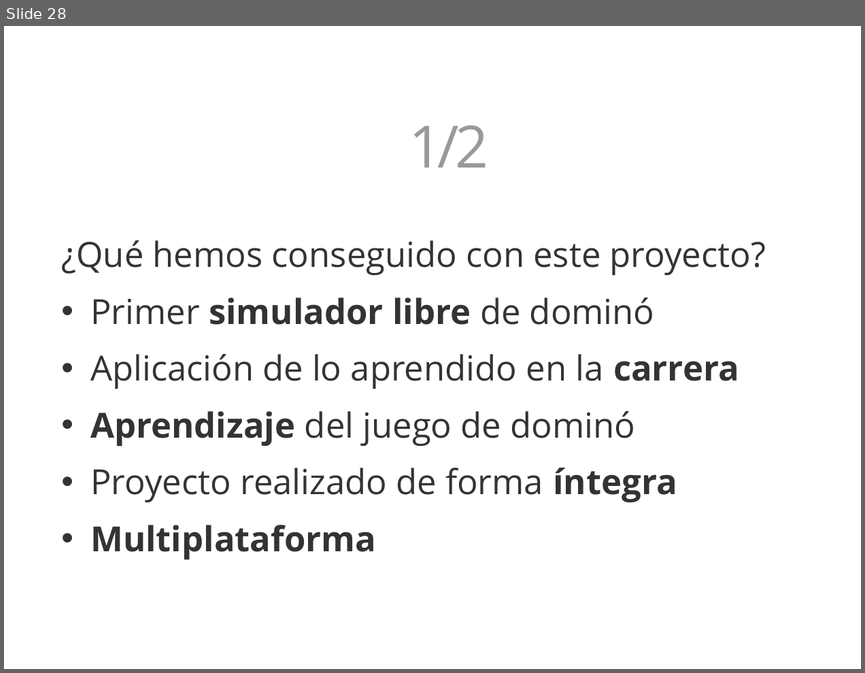
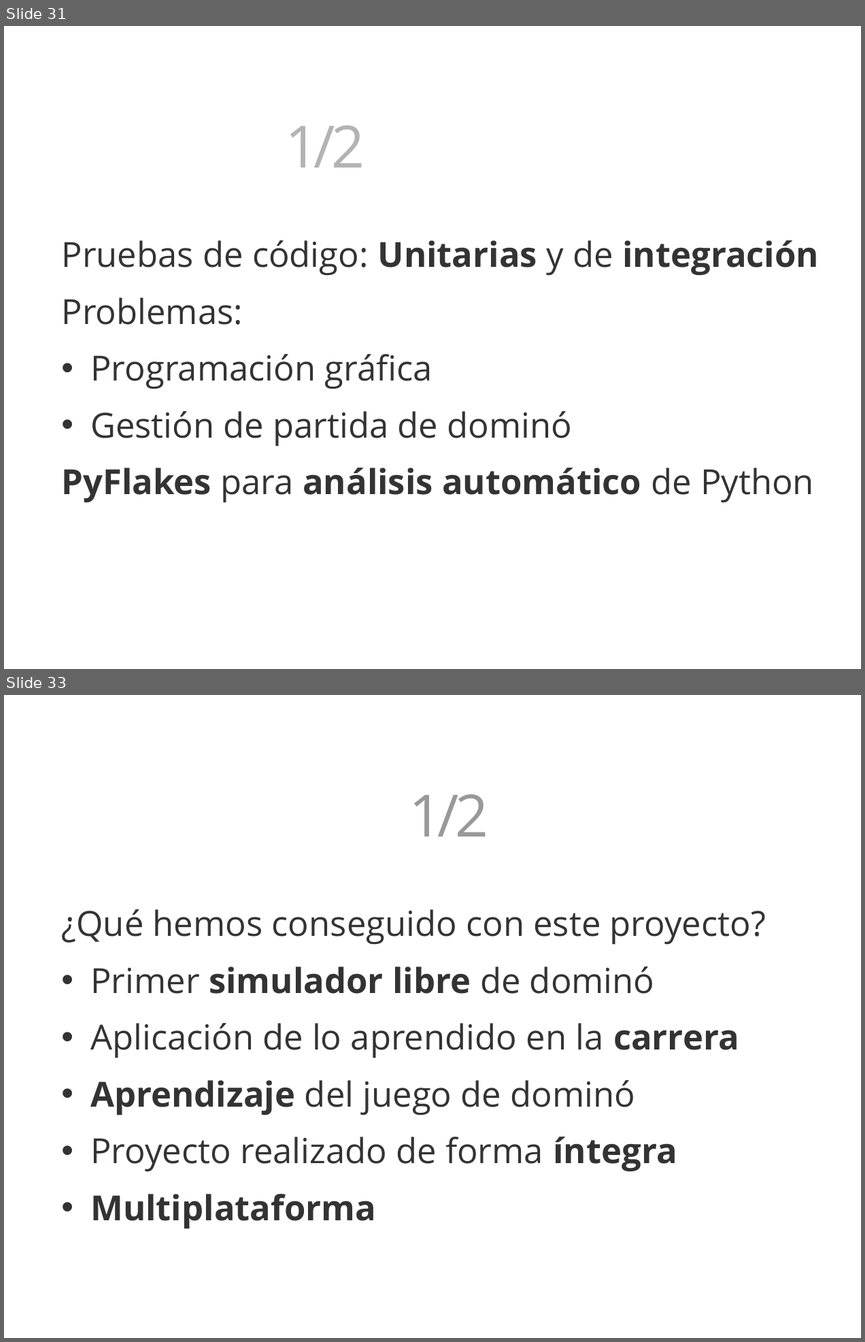
Before and after one commit to 3oheme/dominous, a slide deck: docs/presentacion/presentacion.odp. Shown one above the other, each under a label of ours: slide 28 before the commit, slides 31 and 33 after it; the slides between them are not shown. The pictures are 865x673 and 865x1342 pixels, drawn with LibreOffice and Linux fonts; fonts in the diff are those of the drawing; background and template pictures are left out. Boxes give left, top, right and bottom in pixels: in the first picture for what was removed or moved away, otherwise in the second. Text is boxed around its words. In the diff, an @@ line names an element or a change of style, - is before the commit and + after.

```diff
--- a/docs/presentacion/presentacion.odp
+++ b/docs/presentacion/presentacion.odp
@@ slide 31 added at [4,26,861,669], background picture (left out) @@
@@ text added at [285,125,364,167], 54 pt, text #FFFFFF, bold @@
+Pruebas 1/2
@@ text added at [61,240,819,503], 32 pt, text #333333 @@
+Pruebas de código: Unitarias y de integración
+Problemas:
+• Programación gráfica
+• Gestión de partida de dominó
+PyFlakes para análisis automático de Python
@@ what was slide 28 is now slide 33 @@
```
Also in this commit, not shown: 4 slides changed, 4 other slides added.
